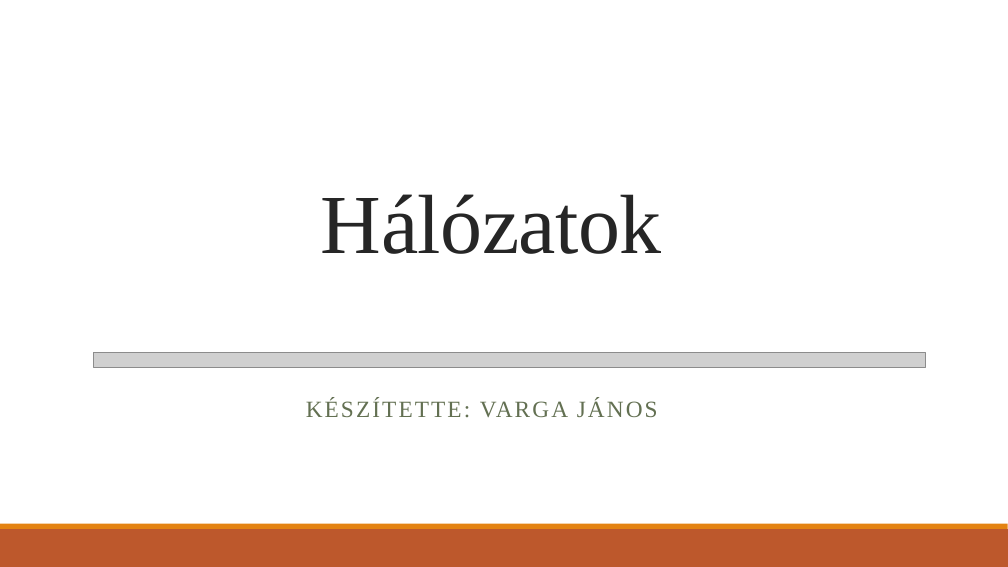
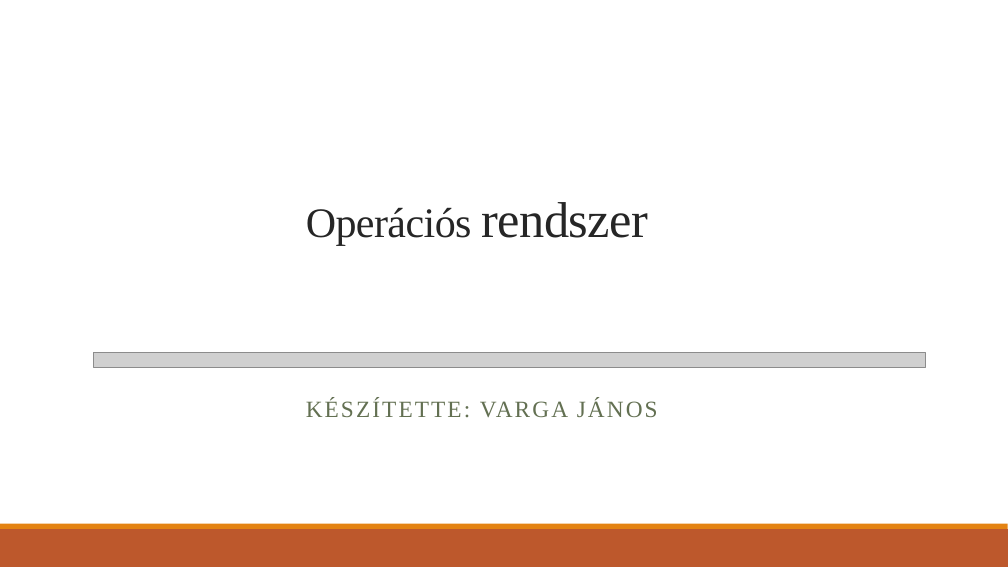
Before and after one commit to vargajanos/Paprika, a slide deck: slide 1 of Beadandó VJ.pptx. Drawn at 1008x567 pixels with LibreOffice and Linux fonts; fonts in the diff are those of the drawing; grey boxes stand for pictures. Boxes give left, top, right and bottom in pixels: in the first picture for what was removed or moved away, otherwise in the second. Text is boxed around its words. In the diff, an @@ line names an element or a change of style, - is before the commit and + after.

```diff
--- a/Beadandó VJ.pptx
+++ b/Beadandó VJ.pptx
@@ title at [306, 202, 649, 245]: text changed; size 80 to 40 pt @@
-Hálózatok
+Operációs rendszer
```
Also in this commit, not shown: 1 other slide changed, 8 slides added, 8 slides removed.
